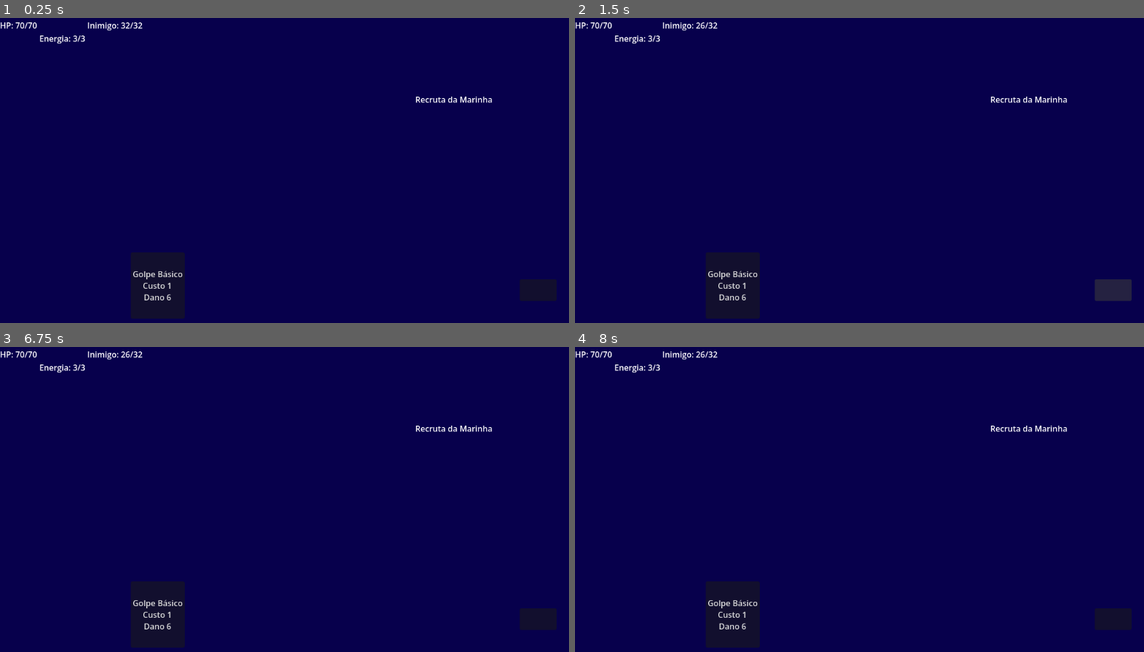
Above: before the commit, frames 1-4 (two rows, left to right).
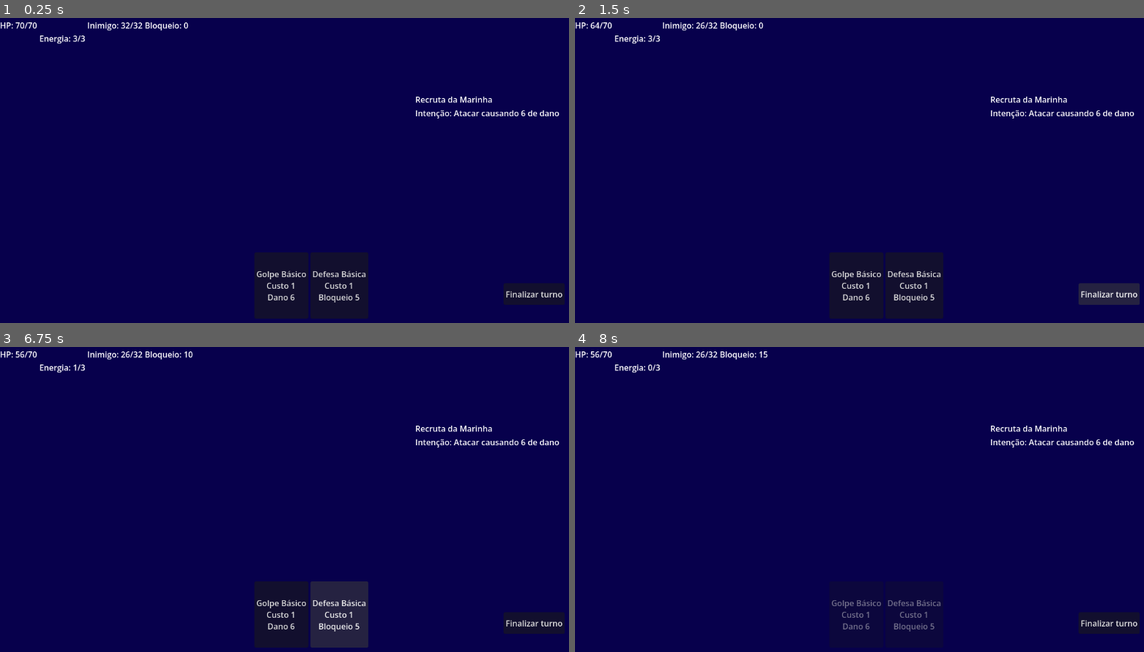
Above: after the commit, the same moments.

Repository: diogoasp/grand-voyage-deckbuilder
Game: Godot game, scene res://scenes/Main.tscn
Same seed, same stepped clock (60 frames per second), same inputs: the game is played once before the commit and once after it.
Inputs (mouse positions are in pixels of both pictures, inside the frame that each line leads up to):
- Up to frame 1 (0.25 s): no input
- Up to frame 2 (1.5 s): click "Golpe Básico Custo 1 Dano 6" at 0.5 s; click (1115, 289) at 1.27 s
- Up to frame 3 (6.75 s): click (341, 615) at 2 s, where only the run after the commit has a clickable "Defesa Básica Custo 1 Bloquei…"; click (534, 624) at 2.75 s, where only the run after the commit has a clickable "Finalizar turno"; click (540, 618) at 3.52 s; click (341, 615) at 4.25 s, where only the run after the commit has a clickable "Defesa Básica Custo 1 Bloquei…"; click (540, 618) at 5.02 s; click (341, 615) at 5.75 s, where only the run after the commit has a clickable "Defesa Básica Custo 1 Bloquei…"; tap Enter at 6.5 s
- Up to frame 4 (8 s): tap Space at 7.25 s

The runs differ from the first frame. In frame 1, 7.2% of the frame differs, in the area x 23-100%, y 1-99%; in frame 2, 7.2%; in frame 3, 7.2%, in the area x 2-100%, y 1-99%; in frame 4, 3.4%.

Commit message:
Add defense card and enemy turn

Diff:
--- a/scenes/combat/CombatScene.tscn
+++ b/scenes/combat/CombatScene.tscn
@@ -32,6 +32,9 @@
 [node name="EnemyHPLabel" type="Label" parent="TopBar" unique_id=1850803614]
 layout_mode = 2
 
+[node name="BlockLabel" type="Label" parent="TopBar" unique_id=89880467]
+layout_mode = 2
+
 [node name="EnemyArea" type="VBoxContainer" parent="." unique_id=1800212012]
 layout_mode = 0
 offset_left = 823.0
@@ -42,12 +45,16 @@
 [node name="EnemyNameLabel" type="Label" parent="EnemyArea" unique_id=1244026989]
 layout_mode = 2
 
+[node name="EnemyIntentLabel" type="Label" parent="EnemyArea" unique_id=749684533]
+layout_mode = 2
+
 [node name="HandArea" type="HBoxContainer" parent="." unique_id=767289767]
 layout_mode = 0
 offset_left = 259.0
 offset_top = 488.0
 offset_right = 975.0
 offset_bottom = 619.0
+alignment = 1
 
 [node name="StrikeButton" type="Button" parent="HandArea" unique_id=463311879]
 layout_mode = 2
@@ -55,9 +62,16 @@
 Custo 1
 Dano 6"
 
+[node name="BlockButton" type="Button" parent="HandArea" unique_id=785527355]
+layout_mode = 2
+text = "Defesa Básica
+Custo 1
+Bloqueio 5"
+
 [node name="EndTurnButton" type="Button" parent="." unique_id=352398968]
 layout_mode = 0
-offset_left = 1030.0
-offset_top = 541.0
-offset_right = 1103.0
-offset_bottom = 584.0
+offset_left = 998.0
+offset_top = 549.0
+offset_right = 1119.0
+offset_bottom = 592.0
+text = "Finalizar turno"
--- a/scenes/combat/combat_scene.gd
+++ b/scenes/combat/combat_scene.gd
@@ -1,47 +1,75 @@
 extends Control
 
+# Player Labels
 @onready var player_hp_label: Label = $TopBar/PlayerHPLabel
+@onready var energy_label: Label = $TopBar/EnergyLabel
+@onready var block_label: Label = $TopBar/BlockLabel
+
+# Cards
+@onready var strike_button: Button = $HandArea/StrikeButton
+@onready var block_button: Button = $HandArea/BlockButton
+
+# Enemy Labels
 @onready var enemy_hp_label: Label = $TopBar/EnemyHPLabel
-@onready var energy_label: Label = $TopBar/EnergyLabel
 @onready var enemy_name_label: Label = $EnemyArea/EnemyNameLabel
+@onready var enemy_intent_label: Label = $EnemyArea/EnemyIntentLabel
+
+# Action elements
 @onready var end_turn_button: Button = $EndTurnButton
-@onready var strike_button: Button = $HandArea/StrikeButton
 
 var player_hp: int = 70
 var player_max_hp: int = 70
+var player_block: int = 0
 
 var enemy_name: String = "Recruta da Marinha"
 var enemy_hp: int = 32
 var enemy_max_hp: int = 32
+var enemy_damage: int = 6
 
 var energy: int = 3
 var max_energy: int = 3
 
+var combat_finished: bool = false
+
 func _ready() -> void:
 	end_turn_button.pressed.connect(_on_end_turn_pressed)
 	strike_button.pressed.connect(_on_strike_pressed)
+	block_button.pressed.connect(_on_block_pressed)
 	update_ui()
 
 func update_ui() -> void:
 	player_hp_label.text = "HP: %d/%d" % [player_hp, player_max_hp]
 	enemy_hp_label.text = "Inimigo: %d/%d" % [enemy_hp, enemy_max_hp]
 	energy_label.text = "Energia: %d/%d" % [energy, max_energy]
+	block_label.text = "Bloqueio: %d" % player_block
+
 	enemy_name_label.text = enemy_name
+	# Sobre as intenções, como base podemos ver a intenção atual.
+	# Com Haki da observação, podemos ver o dano que será causado.
+	# Com Haki avançado podemos ver, além do dano, a ação seguinte planejada
+	enemy_intent_label.text = "Intenção: Atacar causando %d de dano" % enemy_damage
 
-	strike_button.disabled = energy < 1 or enemy_hp <= 0
-	end_turn_button.disabled = enemy_hp <= 0
+	strike_button.disabled = energy < 1 or combat_finished
+	block_button.disabled = energy < 1 or combat_finished
+	end_turn_button.disabled = combat_finished
 
 func _on_end_turn_pressed() -> void:
-	energy = max_energy
-	print("Turno encerrado.")
+	if combat_finished: return
+
+	resolve_enemy_turn()
+
+	if combat_finished:
+		update_ui()
+		return
+
+	start_player_turn()
 	update_ui()
 
 func _on_strike_pressed() -> void:
 	var cost := 1
 	var damage := 6
 
-	if energy < cost:
-		print("Energia insuficiente.")
+	if not can_play_card(cost):
 		return
 
 	energy -= cost
@@ -51,6 +79,60 @@
 	print("Golpe Básico causou %d de dano." % damage)
 
 	if enemy_hp <= 0:
-		print("Inimigo derrotado.")
+		end_combat_with_victory()
 
 	update_ui()
+
+func _on_block_pressed() -> void:
+	var cost := 1
+	var block_gain := 5
+
+	if not can_play_card(cost):
+		return
+
+	energy -= cost
+	player_block += block_gain
+
+	print("Defesa Básica concedeu %d de bloqueio." % block_gain)
+
+	update_ui()
+
+# TODO: Refatorar
+func can_play_card(cost: int) -> bool:
+	if combat_finished:
+		return false
+
+	if energy < cost:
+		print("Energia insuficiente.")
+		return false
+
+	return true
+
+func start_player_turn() -> void:
+	print("Novo turno do jogador.")
+	energy = max_energy
+	player_block = 0
+
+func resolve_enemy_turn() -> void:
+	print("Turno inimigo!")
+
+	var incoming_damage := enemy_damage
+	var blocked_damage = min (player_block, incoming_damage)
+	var final_damage = incoming_damage - blocked_damage
+
+	player_block -= blocked_damage
+	player_hp -= final_damage
+	player_hp = max(player_hp, 0)
+
+	print("Bloqueado: %d. Dano recebido: %d." % [blocked_damage, final_damage])
+
+	if player_hp <= 0:
+		end_combat_with_defeat()
+
+func end_combat_with_victory() -> void:
+	combat_finished = true
+	print("Vitória!")
+
+func end_combat_with_defeat() -> void:
+	combat_finished = true
+	print("Derrota! O capitão caiu.")
